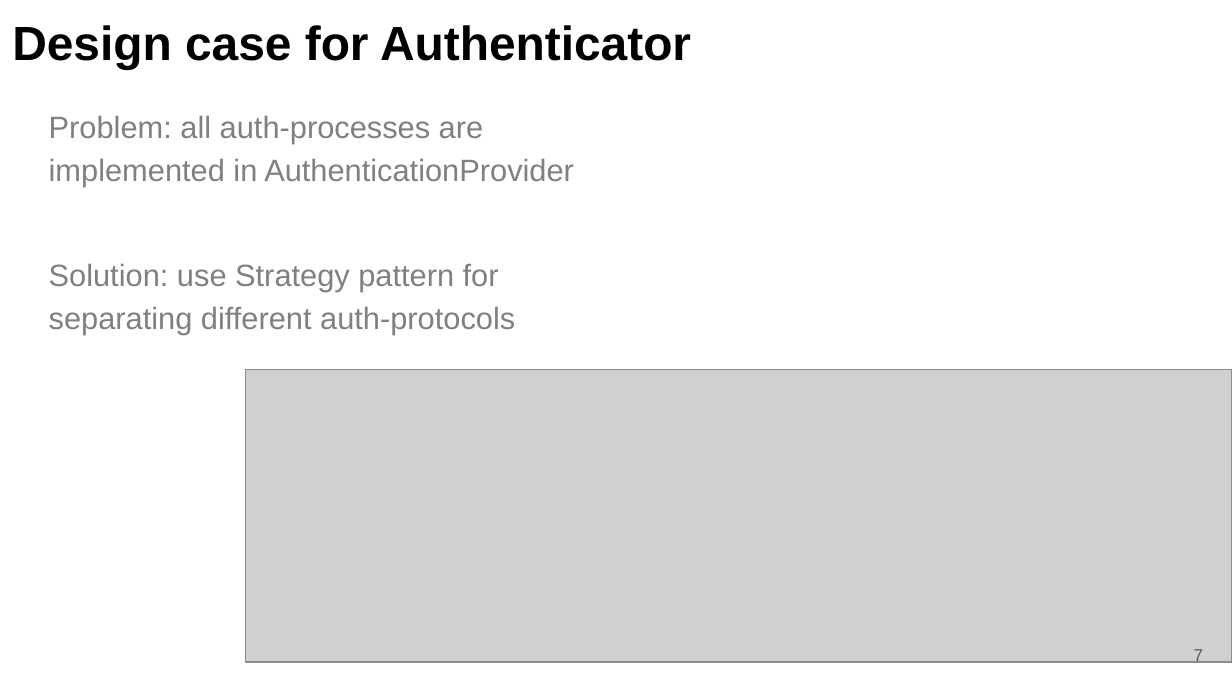
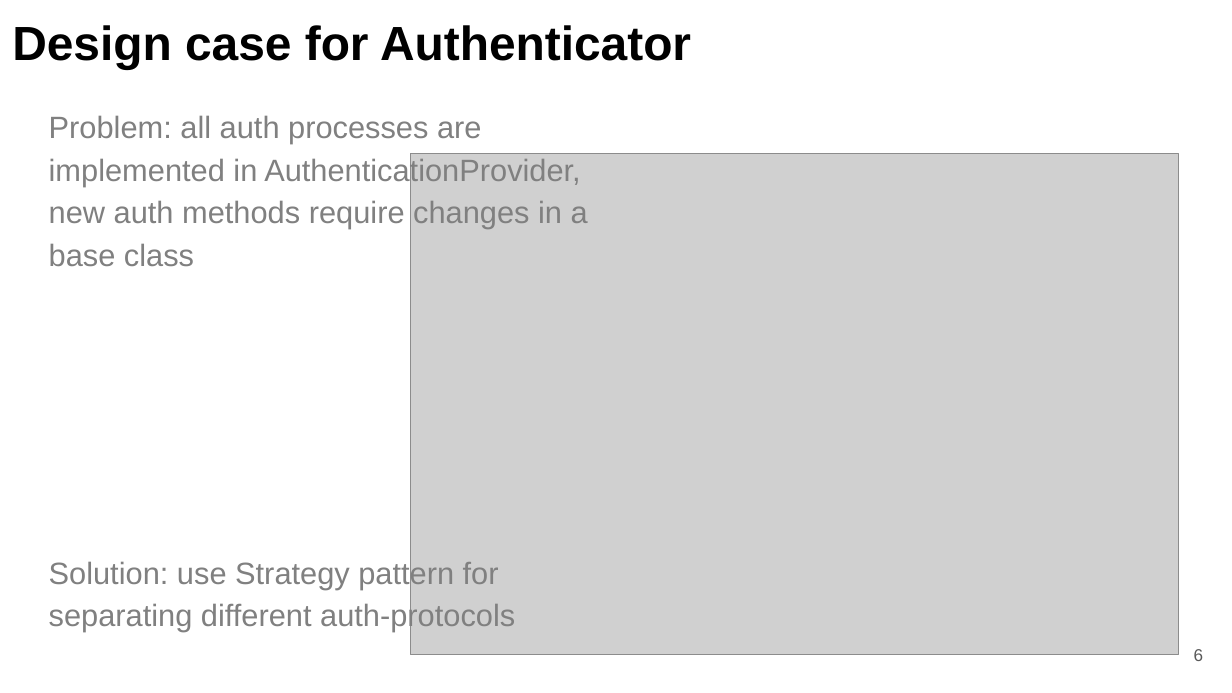
Before and after one commit to fanglores/Advanced-Software-Design, a slide deck: slide 6 of PracticeTasks/Module2/Task_12/Task_12.pptx (slide 7 before the commit). Drawn at 1232x693 pixels with LibreOffice and Linux fonts; fonts in the diff are those of the drawing; grey boxes stand for pictures. Boxes give left, top, right and bottom in pixels: in the first picture for what was removed or moved away, otherwise in the second. Text is boxed around its words. In the diff, an @@ line names an element or a change of style, - is before the commit and + after.

```diff
--- a/PracticeTasks/Module2/Task_12/Task_12.pptx
+++ b/PracticeTasks/Module2/Task_12/Task_12.pptx
@@ text at (x1=49, y1=115, x2=588, y2=266): text changed @@
-Problem: all auth-processes are implemented in AuthenticationProvider
+Problem: all auth processes are implemented in AuthenticationProvider, new auth methods require changes in a base class
@@ picture resized from (x1=246, y1=370, x2=1232, y2=663) to (x1=410, y1=153, x2=1178, y2=654) @@
@@ page number at (x1=1194, y1=649, x2=1204, y2=661): text changed @@
-7
+6
```
Also in this commit, not shown: 1 slide removed, 2 other files.
